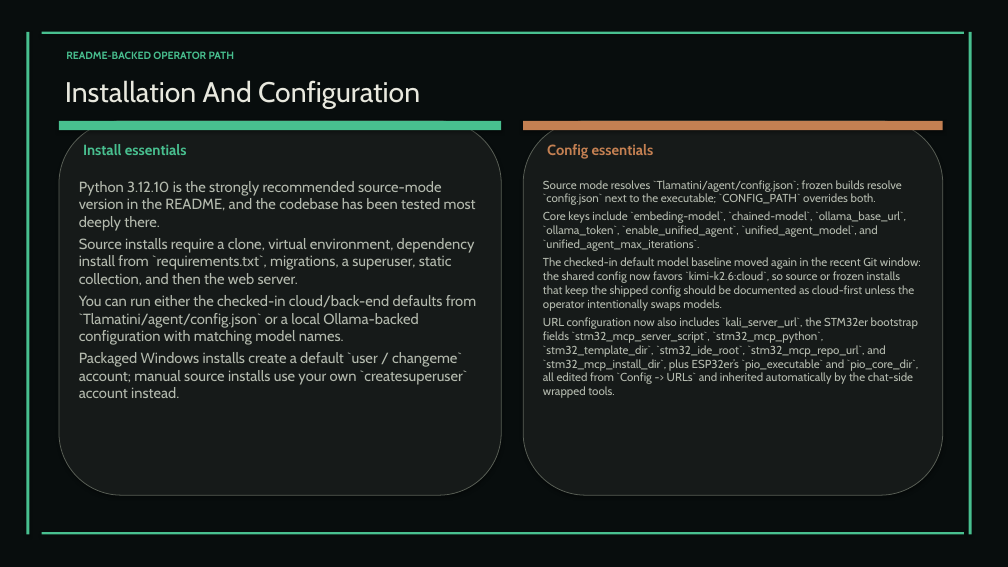
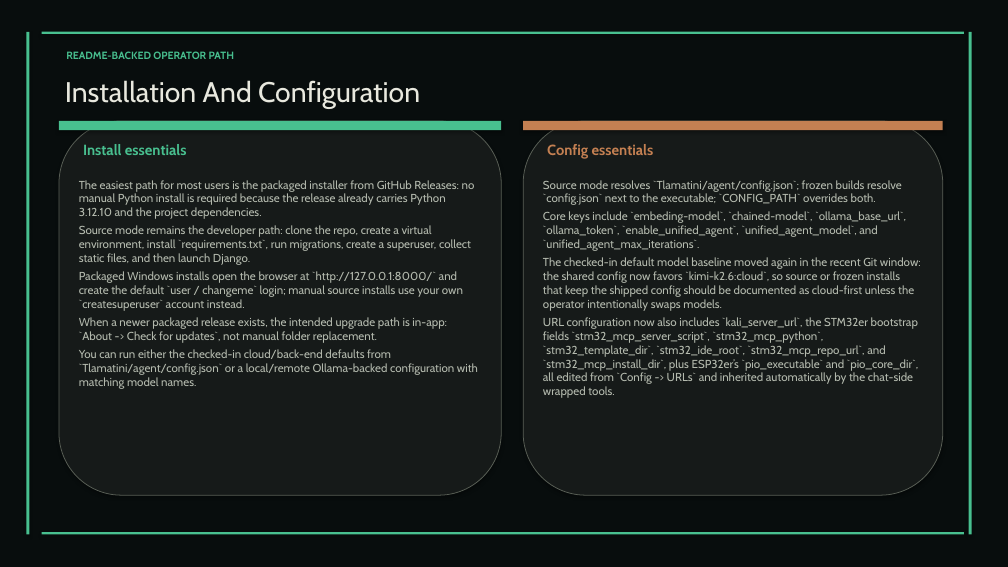
Before and after one commit to XAIHT/Tlamatini, a slide deck: slide 49 of Tlamatini_eXtended_Artificial_Intelligence_Humanly_Tempered.pptx (slide 48 before the commit). Drawn at 1008x567 pixels with LibreOffice and Linux fonts; fonts in the diff are those of the drawing. Boxes give left, top, right and bottom in pixels: in the first picture for what was removed or moved away, otherwise in the second. Text is boxed around its words. In the diff, an @@ line names an element or a change of style, - is before the commit and + after.

Commit message:
Updating visual documentation, by Tlamatini's-AutoBot.

```diff
--- a/Tlamatini_eXtended_Artificial_Intelligence_Humanly_Tempered.pptx
+++ b/Tlamatini_eXtended_Artificial_Intelligence_Humanly_Tempered.pptx
@@ text at [79, 180, 478, 389]: text changed; size 14 to 11 pt @@
-Python 3.12.10 is the strongly recommended source-mode version in the README, and the codebase has been tested most deeply there.
-Source installs require a clone, virtual environment, dependency install from `requirements.txt`, migrations, a superuser, static collection, and then the web server.
-You can run either the checked-in cloud/back-end defaults from `Tlamatini/agent/config.json` or a local Ollama-backed configuration with matching model names.
-Packaged Windows installs create a default `user / changeme` account; manual source installs use your own `createsuperuser` account instead.
+The easiest path for most users is the packaged installer from GitHub Releases: no manual Python install is required because the release already carries Python 3.12.10 and the project dependencies.
+Source mode remains the developer path: clone the repo, create a virtual environment, install `requirements.txt`, run migrations, create a superuser, collect static files, and then launch Django.
+Packaged Windows installs open the browser at `http://127.0.0.1:8000/` and create the default `user / changeme` login; manual source installs use your own `createsuperuser` account instead.
+When a newer packaged release exists, the intended upgrade path is in-app: `About -> Check for updates`, not manual folder replacement.
+You can run either the checked-in cloud/back-end defaults from `Tlamatini/agent/config.json` or a local/remote Ollama-backed configuration with matching model names.
```
Also in this commit, not shown: 24 other slides changed, 1 slide added, 3 slides removed, 2 other files.
